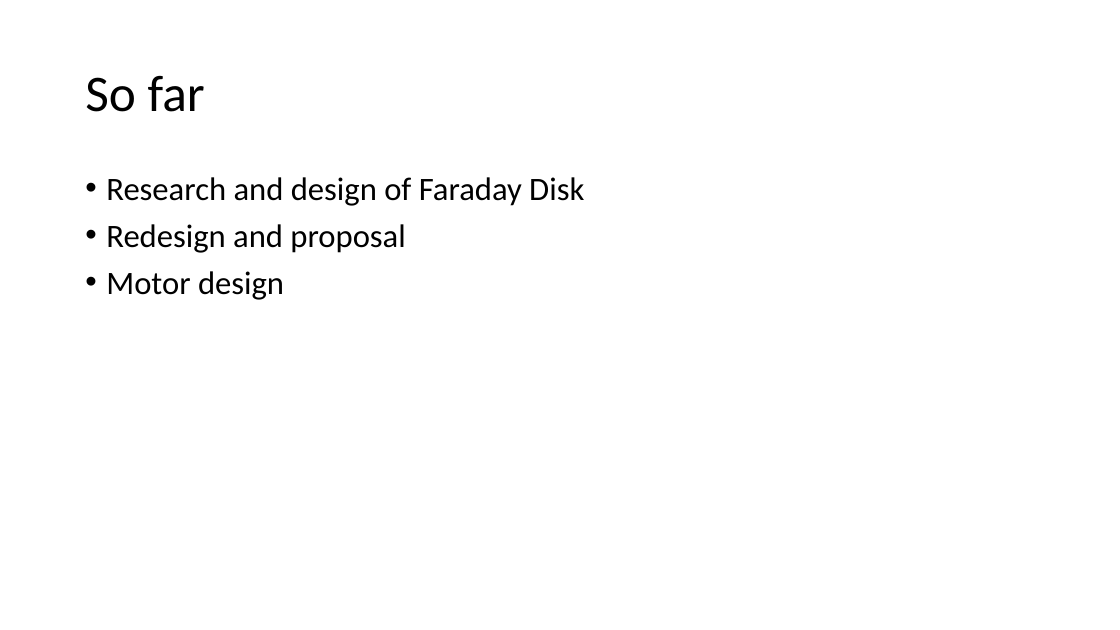
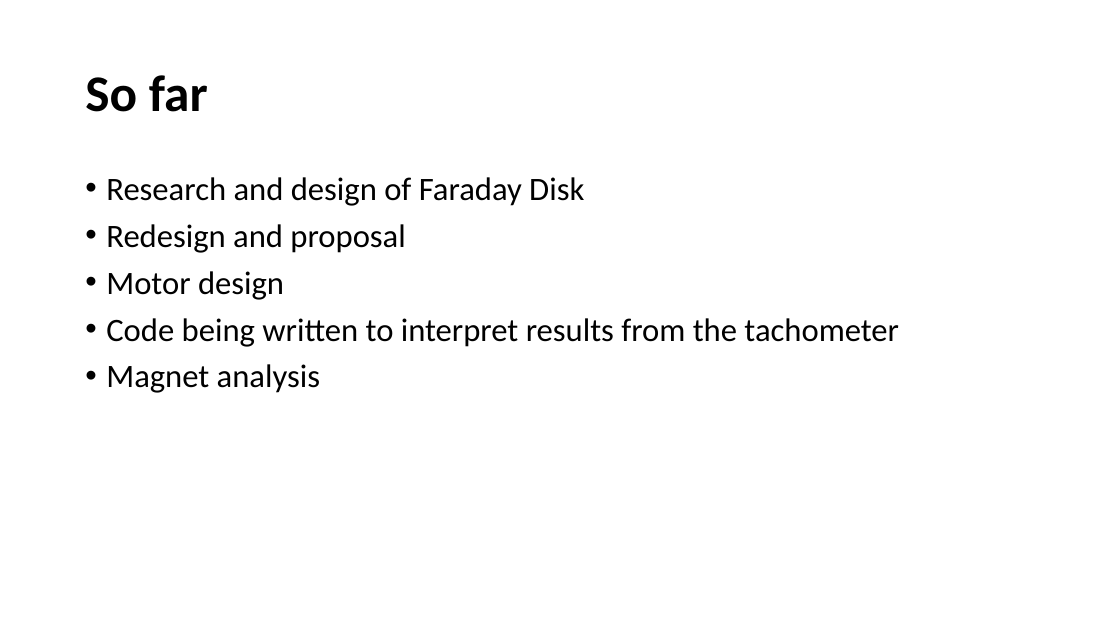
Before and after one commit to CharlotteElle/GyroProject, a slide deck: slide 5 of Project Presentation.pptx (slide 6 before the commit). Drawn at 1120x630 pixels with LibreOffice and Linux fonts; fonts in the diff are those of the drawing. Boxes give left, top, right and bottom in pixels: in the first picture for what was removed or moved away, otherwise in the second. Text is boxed around its words. In the diff, an @@ line names an element or a change of style, - is before the commit and + after.

```diff
--- a/Project Presentation.pptx
+++ b/Project Presentation.pptx
@@ title "So far" at (85,75,208,112): bold on @@
@@ text at (106,318,899,393): paragraphs added @@
+• Code being written to interpret results from the tachometer
+• Magnet analysis
```
Also in this commit, not shown: 3 other slides changed, 1 slide added, 2 slides removed.
